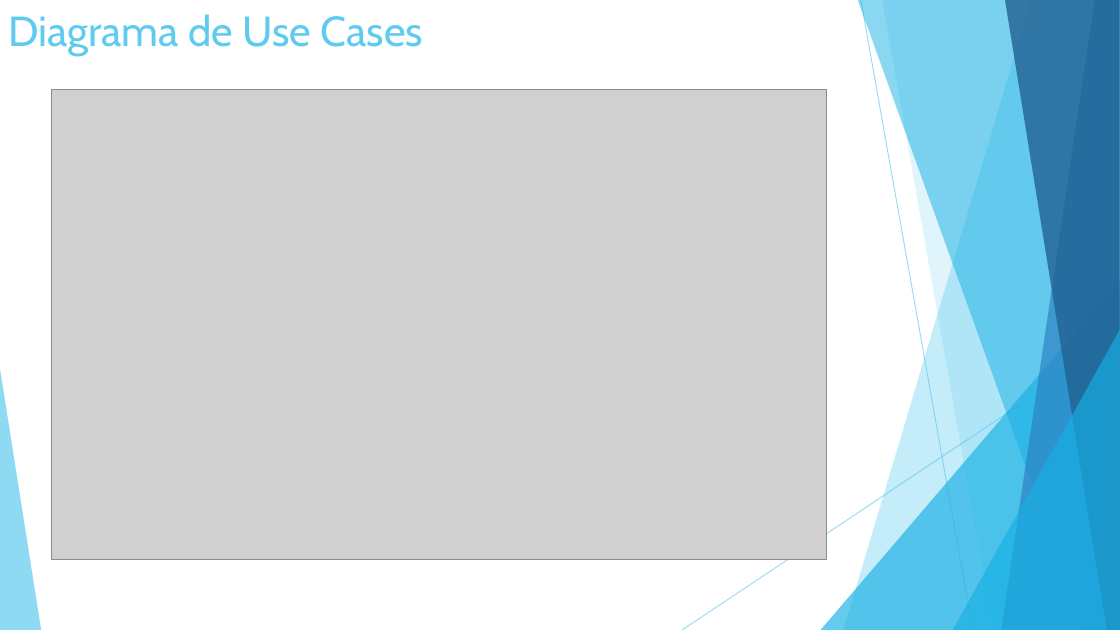
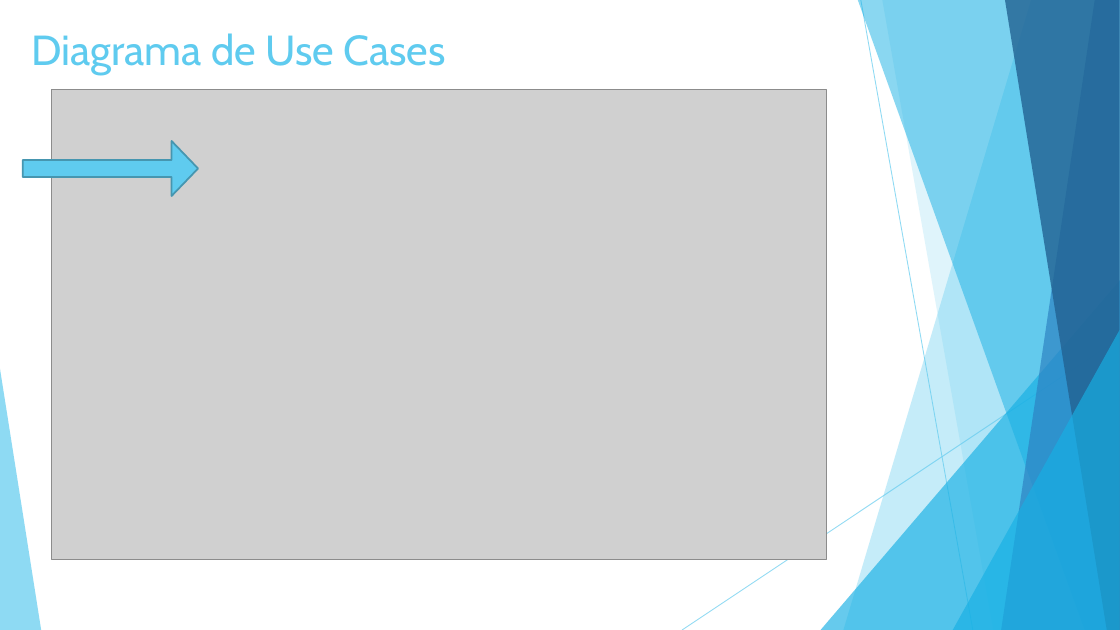
Before and after one commit to vitorjrc/babysitting-system, a slide deck: slide 8 of relatorio/Fase 3/LI4.pptx (slide 10 before the commit). Drawn at 1120x630 pixels with LibreOffice and Linux fonts; fonts in the diff are those of the drawing; grey boxes stand for pictures. Boxes give left, top, right and bottom in pixels: in the first picture for what was removed or moved away, otherwise in the second. Text is boxed around its words. In the diff, an @@ line names an element or a change of style, - is before the commit and + after.

```diff
--- a/relatorio/Fase 3/LI4.pptx
+++ b/relatorio/Fase 3/LI4.pptx
@@ title "Diagrama de Use Cases": place and size @@
-title "Diagrama de Use Cases" at <box>8,14,423,56</box>
+title "Diagrama de Use Cases" at <box>31,33,446,75</box>
@@ right arrow added at <box>23,141,198,196</box>, fill #5FCBEF, outline #4696B1 1.5 pt @@
```
Also in this commit, not shown: 6 other slides changed, 6 slides added, 10 slides removed.
